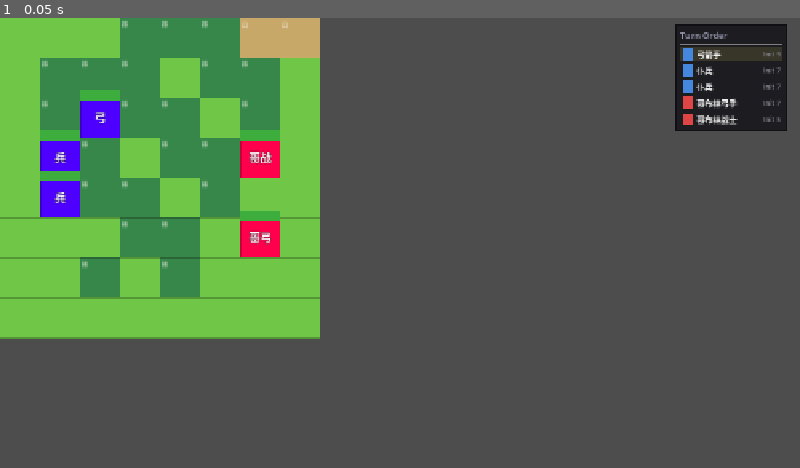
Above: before the commit, frame 1.
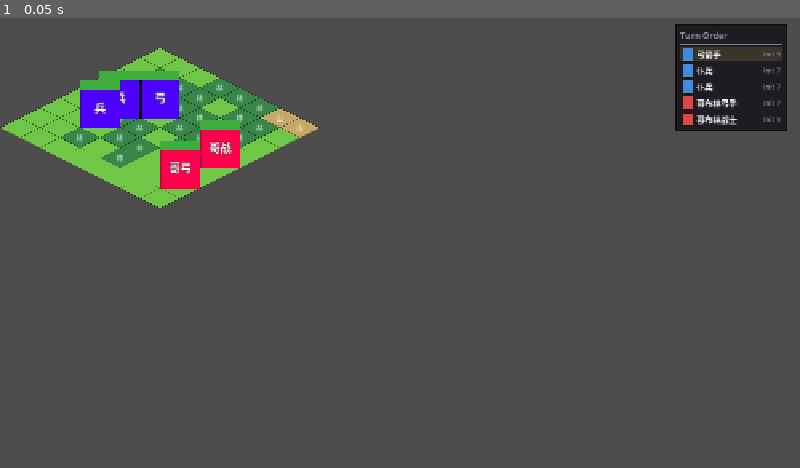
Above: after the commit, the same moment.

Repository: 392fyc/Ship_of_Theseus
Game: Godot game, scene res://scenes/tactical/TacticalScene.tscn
Same seed, same stepped clock (60 frames per second), same inputs: the game is played once before the commit and once after it.
Inputs:
- Up to frame 1 (0.05 s): no input

The runs differ from the first frame. In frame 1, 27% of the frame differs, in the area x 0-40%, y 0-72%.

Commit message:
Convert grid rendering to isometric projection (ADR-008)

Diff:
--- a/scripts/core/grid.gd
+++ b/scripts/core/grid.gd
@@ -2,6 +2,8 @@
 extends RefCounted
 
 const CELL_SIZE := Vector2i(64, 64)
+const TILE_WIDTH := 64
+const TILE_HEIGHT := 32
 
 signal unit_placed(unit, pos: Vector2i)
 signal unit_moved(unit, from: Vector2i, to: Vector2i)
@@ -10,6 +12,7 @@
 var cells: Array = []   # cells[row][col] = cells[y][x]
 var width:  int = 0
 var height: int = 0
+var _iso_offset: Vector2 = Vector2.ZERO
 
 
 func initialize(map_data: Dictionary) -> void:
@@ -33,6 +36,7 @@
 		var c := get_cell(Vector2i(pos[0], pos[1]))
 		if c:
 			c.special_terrain = st
+	_update_iso_offset()
 	print("[Grid] Initialized %dx%d map: %s" % [width, height, map_data.get("id", "?")])
 
 
@@ -60,13 +64,21 @@
 # ── 坐标转换 ─────────────────────────────────────────
 
 func grid_to_world(pos: Vector2i) -> Vector2:
-	return Vector2(pos.x * CELL_SIZE.x + CELL_SIZE.x / 2.0,
-				   pos.y * CELL_SIZE.y + CELL_SIZE.y / 2.0)
+	var sx: float = float(pos.x - pos.y) * TILE_WIDTH / 2.0 + _iso_offset.x
+	var sy: float = float(pos.x + pos.y) * TILE_HEIGHT / 2.0 + _iso_offset.y
+	return Vector2(sx, sy)
 
 
 func world_to_grid(world_pos: Vector2) -> Vector2i:
-	return Vector2i(int(world_pos.x) / CELL_SIZE.x,
-					int(world_pos.y) / CELL_SIZE.y)
+	var wx: float = world_pos.x - _iso_offset.x
+	var wy: float = world_pos.y - _iso_offset.y
+	var gx: float = (wx / (TILE_WIDTH / 2.0) + wy / (TILE_HEIGHT / 2.0)) / 2.0
+	var gy: float = (wy / (TILE_HEIGHT / 2.0) - wx / (TILE_WIDTH / 2.0)) / 2.0
+	return Vector2i(roundi(gx), roundi(gy))
+
+
+func _update_iso_offset() -> void:
+	_iso_offset = Vector2(float(width) * TILE_WIDTH / 2.0, 64.0)
 
 
 # ── Unit 放置（双向引用，ADR-003）─────────────────────
--- a/scripts/core/tactical_manager.gd
+++ b/scripts/core/tactical_manager.gd
@@ -238,24 +238,19 @@
 
 
 func _add_highlight(cell_pos: Vector2i, fill_color: Color, border_color: Color) -> void:
-	var cell_size := Vector2(Grid.CELL_SIZE)
-	var world_pos: Vector2 = grid.grid_to_world(cell_pos) - cell_size / 2.0
-
-	var rect := ColorRect.new()
-	rect.color = fill_color
-	rect.mouse_filter = Control.MOUSE_FILTER_IGNORE
-	rect.size = cell_size
-	rect.position = world_pos
-	highlight_layer.add_child(rect)
-
-	var border := ReferenceRect.new()
-	border.size = cell_size
-	border.position = world_pos
-	border.border_color = border_color
-	border.border_width = HIGHLIGHT_BORDER_WIDTH
-	border.editor_only = false
-	border.mouse_filter = Control.MOUSE_FILTER_IGNORE
-	highlight_layer.add_child(border)
+	var center: Vector2 = grid.grid_to_world(cell_pos)
+	var points: PackedVector2Array = _diamond_points(center)
+
+	var poly := Polygon2D.new()
+	poly.polygon = points
+	poly.color = fill_color
+	highlight_layer.add_child(poly)
+
+	var line := Line2D.new()
+	line.points = PackedVector2Array([points[0], points[1], points[2], points[3], points[0]])
+	line.width = HIGHLIGHT_BORDER_WIDTH
+	line.default_color = border_color
+	highlight_layer.add_child(line)
 
 
 func _clear_highlights() -> void:
@@ -418,39 +413,46 @@
 	for child in terrain_layer.get_children():
 		child.queue_free()
 
-	var cell_size := Vector2(Grid.CELL_SIZE)
-
 	for row in grid.height:
 		for col in grid.width:
 			var cell := grid.get_cell(Vector2i(col, row))
 			if cell == null:
 				continue
-			var world_pos: Vector2 = grid.grid_to_world(Vector2i(col, row)) \
-				- cell_size / 2.0
-
-			var rect := ColorRect.new()
-			rect.color = TERRAIN_COLORS.get(cell.terrain, Color.WHITE)
-			rect.size = cell_size
-			rect.position = world_pos
-			rect.mouse_filter = Control.MOUSE_FILTER_IGNORE
-			terrain_layer.add_child(rect)
-
-			var border := ReferenceRect.new()
-			border.size = cell_size
-			border.position = world_pos
-			border.border_color = Color(0.0, 0.0, 0.0, 0.25)
-			border.border_width = 1.0
-			border.editor_only = false
-			border.mouse_filter = Control.MOUSE_FILTER_IGNORE
-			terrain_layer.add_child(border)
+			var center: Vector2 = grid.grid_to_world(Vector2i(col, row))
+			var points: PackedVector2Array = _diamond_points(center)
+
+			var poly := Polygon2D.new()
+			poly.polygon = points
+			poly.color = TERRAIN_COLORS.get(cell.terrain, Color.WHITE)
+			terrain_layer.add_child(poly)
+
+			var line := Line2D.new()
+			line.points = PackedVector2Array([points[0], points[1], points[2], points[3], points[0]])
+			line.width = 1.0
+			line.default_color = Color(0.0, 0.0, 0.0, 0.25)
+			terrain_layer.add_child(line)
 
 			var label_text: String = TERRAIN_LABELS.get(cell.terrain, "")
 			if label_text != "":
 				var label := Label.new()
 				label.text = label_text
-				label.position = world_pos + Vector2(2, 1)
+				label.horizontal_alignment = HORIZONTAL_ALIGNMENT_CENTER
+				label.vertical_alignment = VERTICAL_ALIGNMENT_CENTER
+				label.size = Vector2(Grid.TILE_WIDTH, Grid.TILE_HEIGHT)
+				label.position = center - label.size / 2.0
 				label.add_theme_font_size_override("font_size", 11)
 				label.add_theme_color_override("font_color",
 					Color(1, 1, 1, 0.6))
 				label.mouse_filter = Control.MOUSE_FILTER_IGNORE
 				terrain_layer.add_child(label)
+
+
+func _diamond_points(center: Vector2) -> PackedVector2Array:
+	var hw: float = Grid.TILE_WIDTH / 2.0
+	var hh: float = Grid.TILE_HEIGHT / 2.0
+	return PackedVector2Array([
+		center + Vector2(0.0, -hh),
+		center + Vector2(hw, 0.0),
+		center + Vector2(0.0, hh),
+		center + Vector2(-hw, 0.0),
+	])
